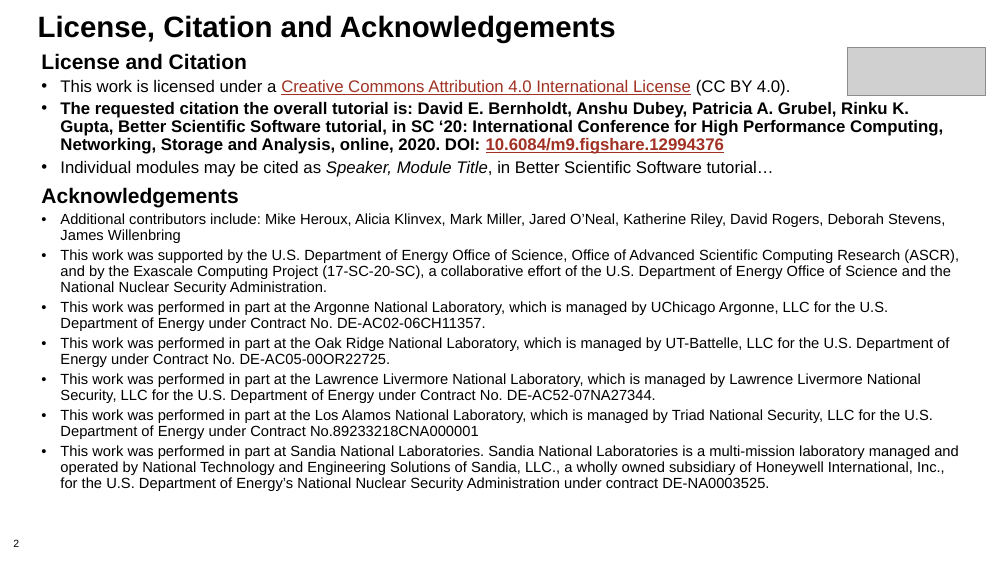
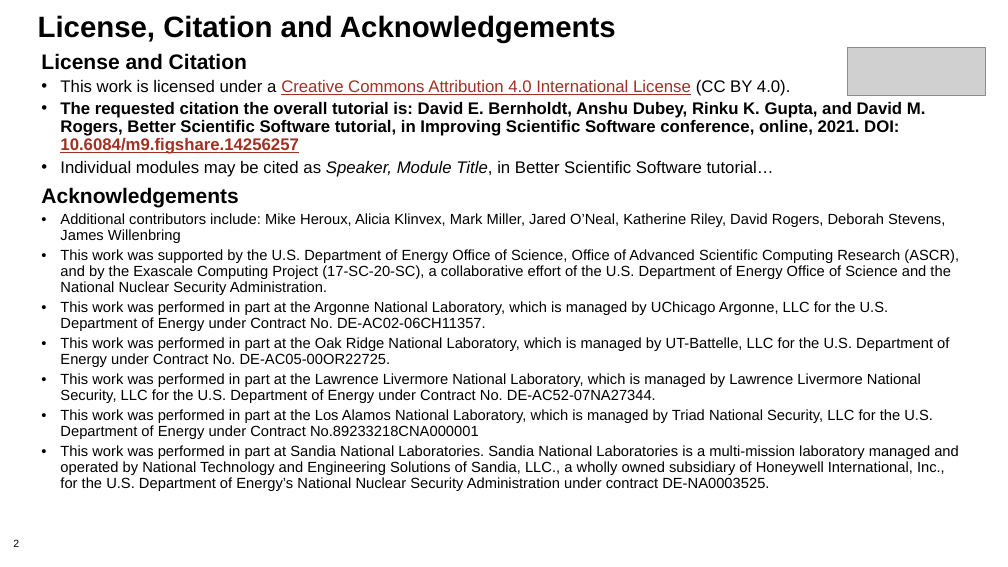
Before and after one commit to bssw-tutorial/presentations, a slide deck: slide 2 of final-presentations/2021-04-12-ecpam/01-overview.pptx. Drawn at 1008x567 pixels with LibreOffice and Linux fonts; fonts in the diff are those of the drawing; grey boxes stand for pictures; background and template pictures are left out. Boxes give left, top, right and bottom in pixels: in the first picture for what was removed or moved away, otherwise in the second. Text is boxed around its words. In the diff, an @@ line names an element or a change of style, - is before the commit and + after.

Commit message:
First attempt at adapting intro and overview for the testing-focused tutorial at ECP AM

```diff
--- a/final-presentations/2021-04-12-ecpam/01-overview.pptx
+++ b/final-presentations/2021-04-12-ecpam/01-overview.pptx
@@ text at <box>60,102,926,154</box>: text changed @@
-• The requested citation the overall tutorial is: David E. Bernholdt, Anshu Dubey, Patricia A. Grubel, Rinku K. Gupta, Better Scientific Software tutorial, in SC ‘20: International Conference for High Performance Computing, Networking, Storage and Analysis, online, 2020. DOI: 10.6084/m9.figshare.12994376
+• The requested citation the overall tutorial is: David E. Bernholdt, Anshu Dubey, Rinku K. Gupta, and David M. Rogers, Better Scientific Software tutorial, in Improving Scientific Software conference, online, 2021. DOI: 10.6084/m9.figshare.14256257
```
Also in this commit, not shown: 2 other slides changed, 2 slides added, 6 slides removed.
